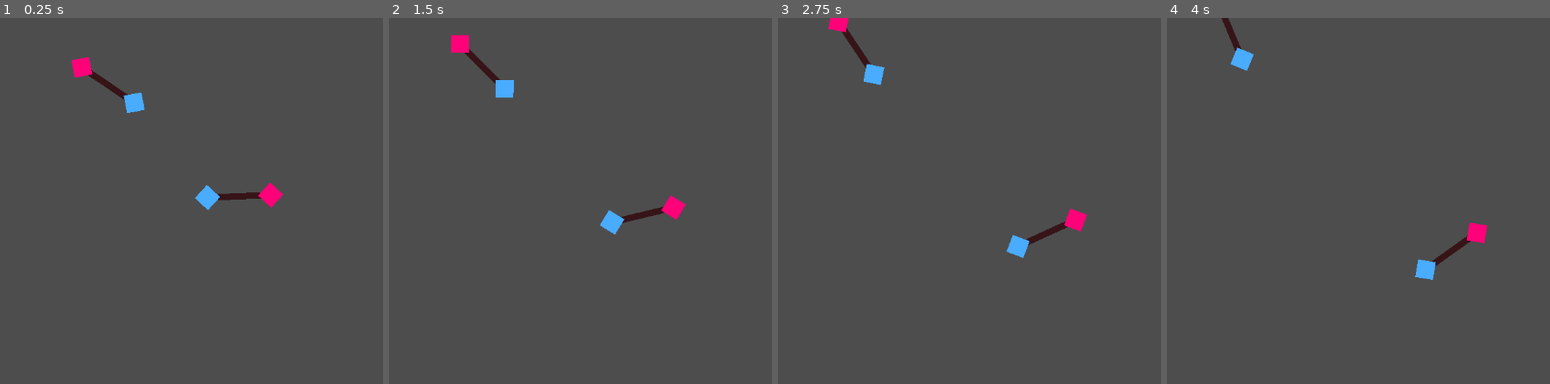
Above: before the commit, frames 1-4 (left to right).
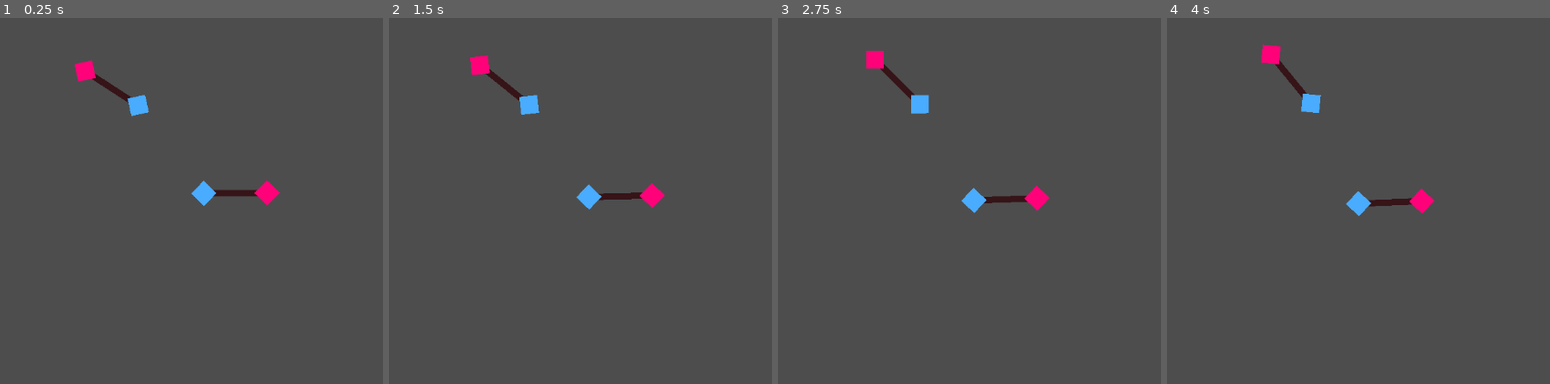
Above: after the commit, the same moments.

Repository: Voklen/Covalent-Molecule-Simulation
Game: Godot game, scene res://scenes/main.tscn
The game is run twice, just before and just after one commit, with the same random seed, the same clock (stepped at 60 frames per second) and the same inputs.
Inputs:
- Up to frame 1 (0.25 s): no input
- Up to frame 2 (1.5 s): no input
- Up to frame 3 (2.75 s): no input
- Up to frame 4 (4 s): no input

The runs differ from the first frame. In frame 1, 0.9% of the frame differs, in the area x 18-75%, y 10-53%; in frame 2, 2.4%; in frame 3, 2.5%, in the area x 13-81%, y 0-66%; in frame 4, 2.4%.

Commit message:
Positives working

Diff:
--- a/src/molecule.gd
+++ b/src/molecule.gd
@@ -14,7 +14,7 @@
 # Called every frame. 'delta' is the elapsed time since the previous frame.
 func _process(delta):
 	var global_force_on_negative = Vector2()
-	var force_on_positive = Vector2()
+	var global_force_on_positive = Vector2()
 	var other_nodes = get_parent().get_children()
 	for node in other_nodes:
 		if node != self:
@@ -23,17 +23,28 @@
 			var neg_neg_force = displacement_to_force(neg_neg_displacement)
 			global_force_on_negative += neg_neg_force
 #			Negative attraction
-#			var neg_pos_displacement = get_negative() - node.get_positive()
-#			var neg_pos_force = displacement_to_force(neg_pos_displacement)
-#			force_on_negative -= neg_pos_force
+			var neg_pos_displacement = get_negative() - node.get_positive()
+			var neg_pos_force = displacement_to_force(neg_pos_displacement)
+			global_force_on_negative -= neg_pos_force
+#			Positive attraction
+			var pos_pos_displacement = get_positive() - node.get_positive()
+			var pos_pos_force = displacement_to_force(pos_pos_displacement)
+			global_force_on_positive += pos_pos_force
+#			Positive attraction
+			var pos_neg_displacement = get_positive() - node.get_negative()
+			var pos_neg_force = displacement_to_force(pos_neg_displacement)
+			global_force_on_positive -= pos_neg_force
 	global_force_on_negative *= delta * speed
 	var local_combined_position = get_node("Negative").position + global_force_on_negative
-	print(local_combined_position)
 	var new_rotation = get_node("Negative").position.angle_to(local_combined_position)
 	rotate(new_rotation)
-	Vector2().angle()
 	position += get_node("Negative").position.move_toward(local_combined_position, 0.5) - get_node("Negative").position
-#	position = self.position.move_toward(new_position, delta * speed)
+
+	global_force_on_positive *= delta * speed
+	local_combined_position = get_node("Positive").position + global_force_on_positive
+	new_rotation = get_node("Positive").position.angle_to(local_combined_position)
+	rotate(new_rotation)
+	position += get_node("Positive").position.move_toward(local_combined_position, 0.5) - get_node("Positive").position
 
 
 func displacement_to_force(displacement: Vector2):
